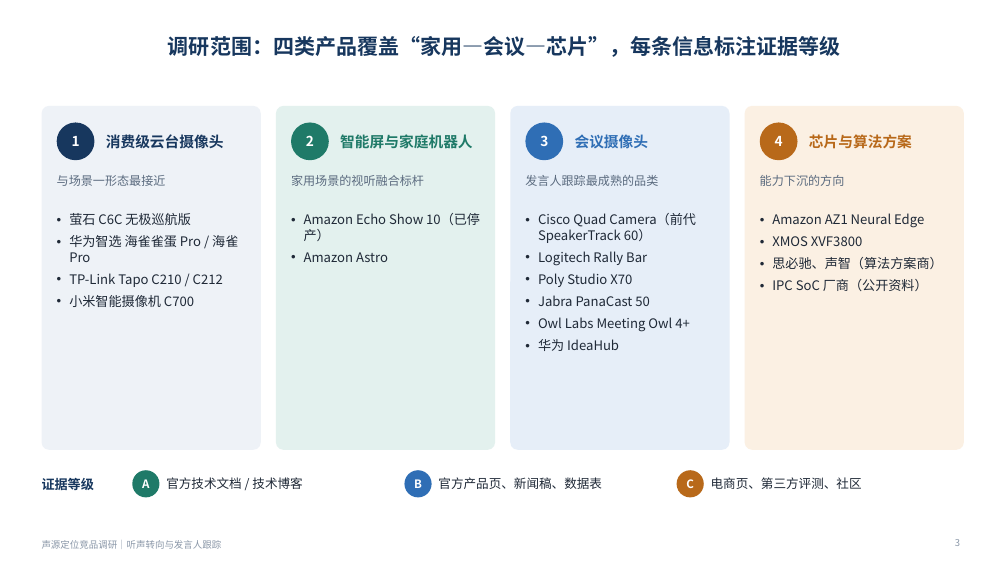
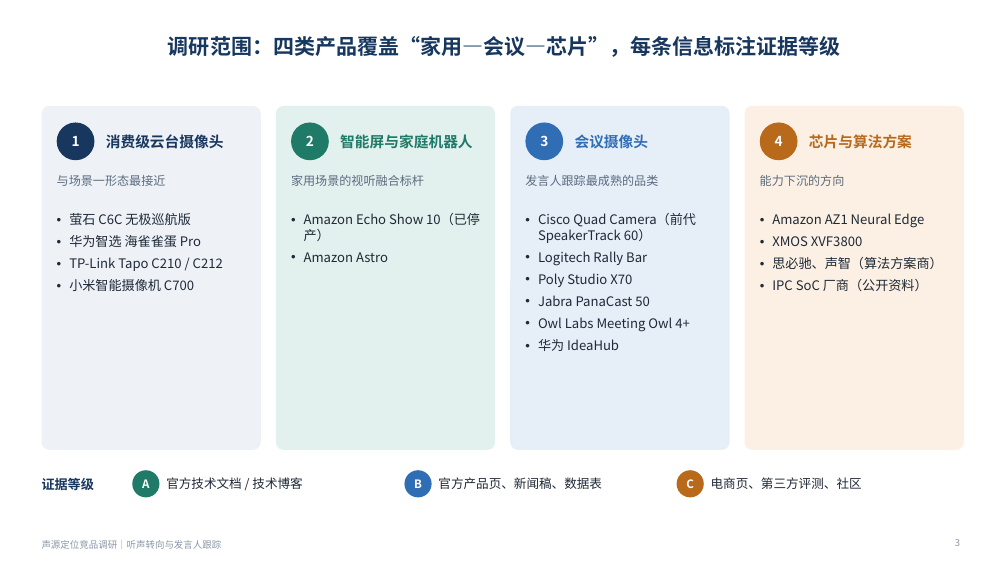
Before and after one commit to ZeroFoxxi/ssl-scene1, a slide deck: slide 3 of 声源定位竞品调研_听声转向与发言人跟踪.pptx. Drawn at 1008x567 pixels with LibreOffice and Linux fonts; fonts in the diff are those of the drawing. Boxes give left, top, right and bottom in pixels: in the first picture for what was removed or moved away, otherwise in the second. Text is boxed around its words. In the diff, an @@ line names an element or a change of style, - is before the commit and + after.

```diff
--- a/声源定位竞品调研_听声转向与发言人跟踪.pptx
+++ b/声源定位竞品调研_听声转向与发言人跟踪.pptx
@@ text at [69, 235, 201, 247]: text changed @@
-• 华为智选 海雀雀蛋 Pro / 海雀 Pro
+• 华为智选 海雀雀蛋 Pro
```
Also in this commit, not shown: 11 other slides changed, 3 other files.
